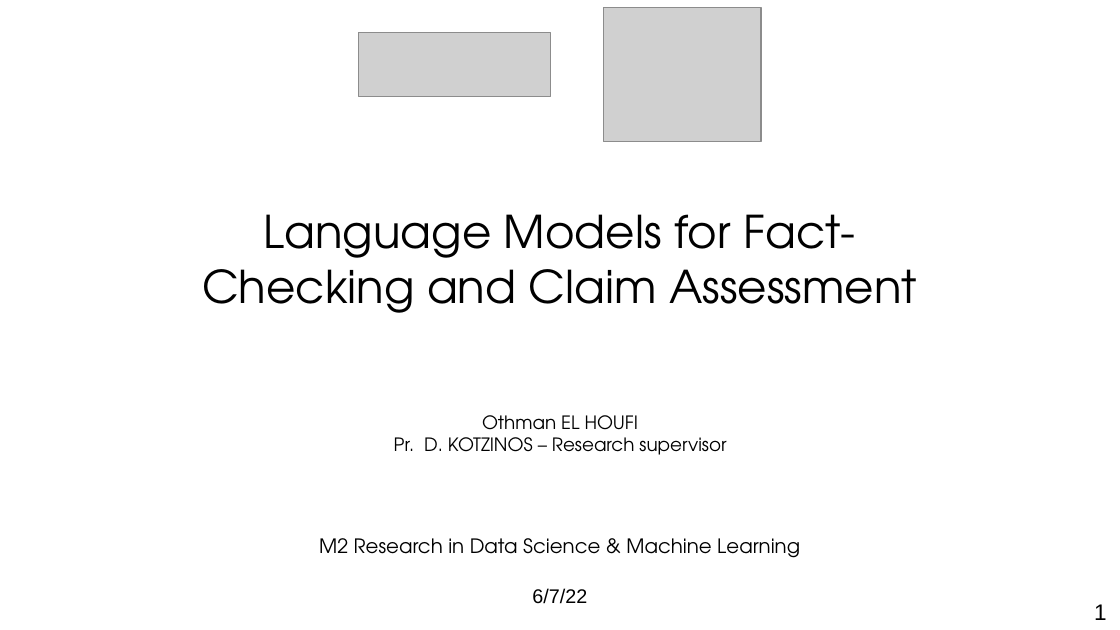
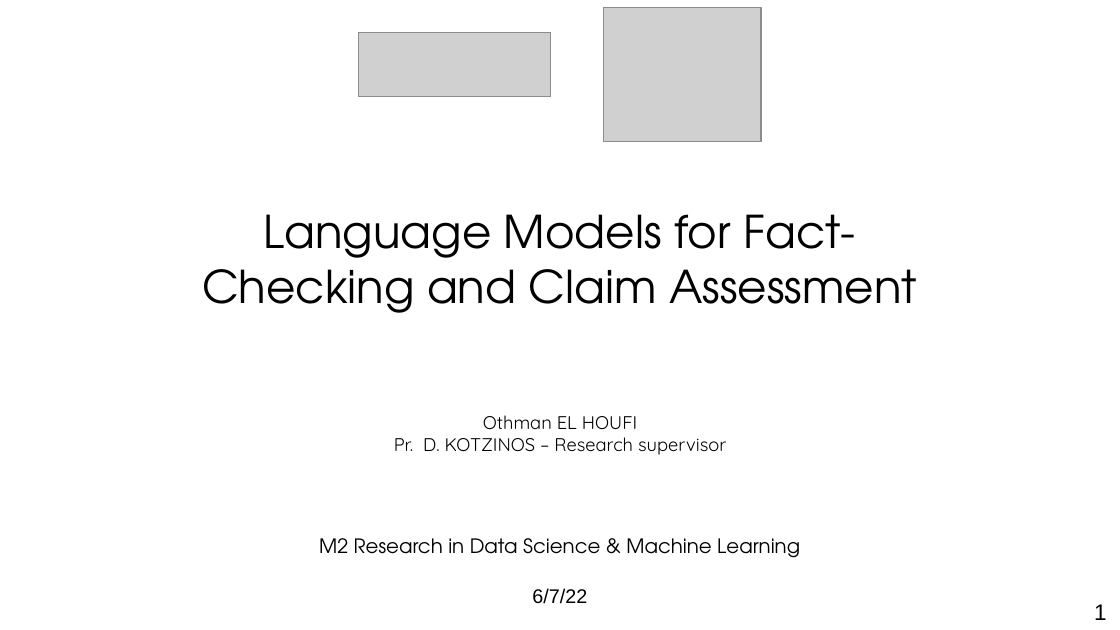
Before and after one commit to othmanelhoufi/LM-for-FactChecking, a slide deck: slide 1 of presentation/NLP_fact_checking.odp. Drawn at 1120x630 pixels with LibreOffice and Linux fonts; fonts in the diff are those of the drawing; grey boxes stand for pictures. Boxes give left, top, right and bottom in pixels: in the first picture for what was removed or moved away, otherwise in the second. Text is boxed around its words. In the diff, an @@ line names an element or a change of style, - is before the commit and + after.

```diff
--- a/presentation/NLP_fact_checking.odp
+++ b/presentation/NLP_fact_checking.odp
@@ text "Othman EL HOUFI" at [394,415,726,455]: font TeX Gyre Adventor to Quicksand @@
```
Also in this commit, not shown: 3 other slides changed.
